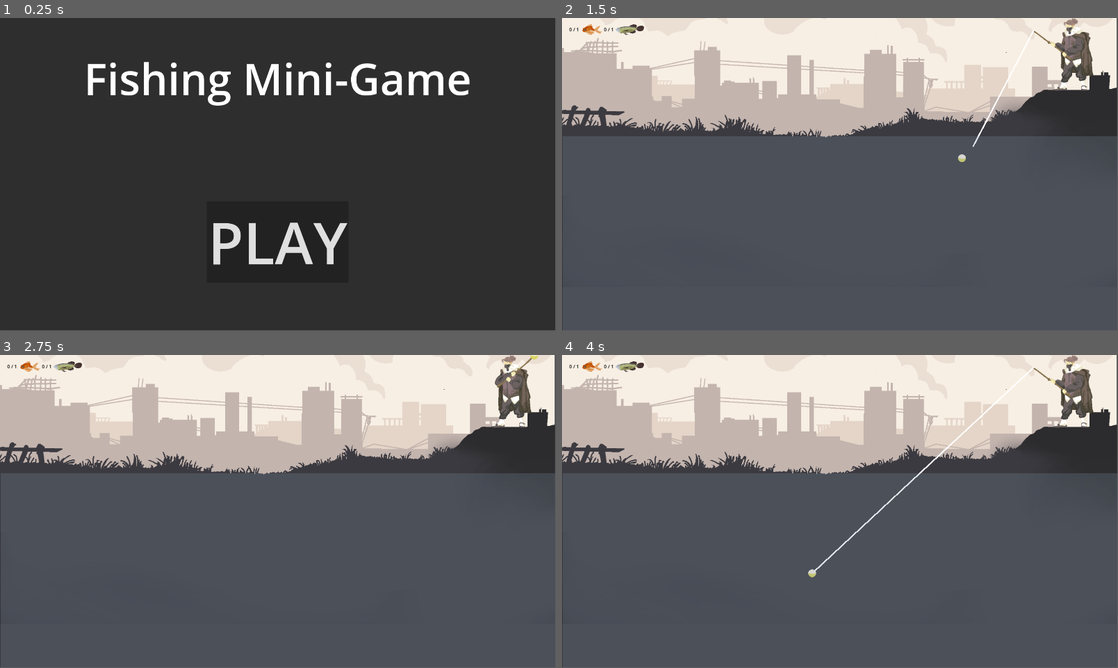
Above: before the commit, frames 1-4 (two rows, left to right).
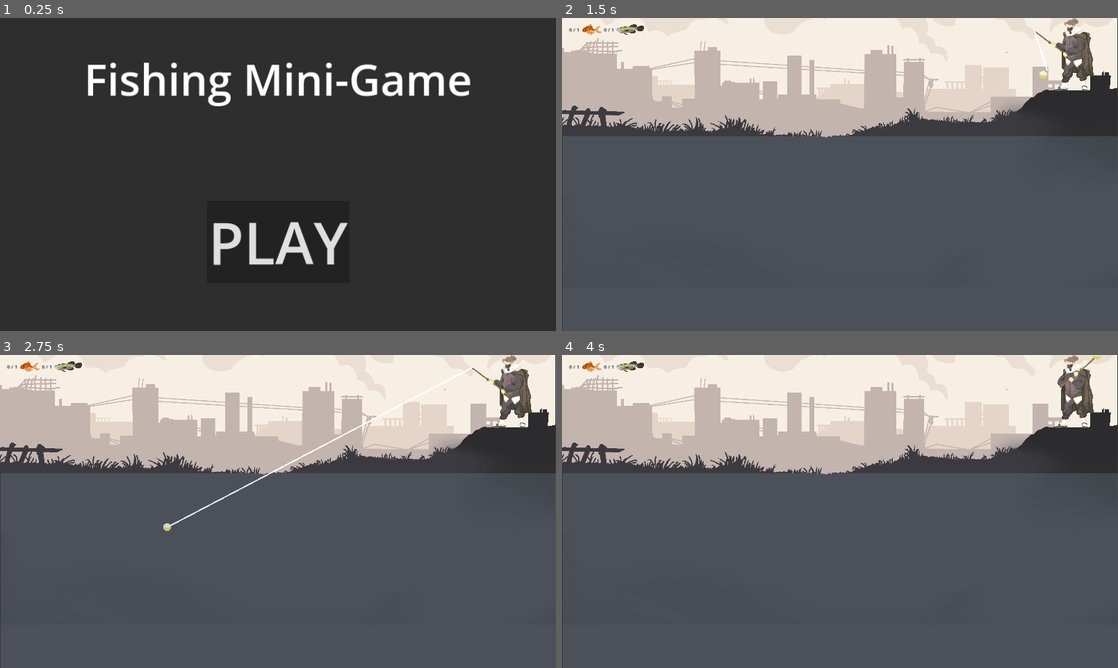
Above: after the commit, the same moments.

Repository: RajwolChapagain/Fishing-Mini-Game
Game: Godot game, scene res://main.tscn
Same seed, same stepped clock (60 frames per second), same inputs: the game is played once before the commit and once after it.
Inputs (mouse positions are in pixels of both pictures, inside the frame that each line leads up to):
- Up to frame 1 (0.25 s): no input
- Up to frame 2 (1.5 s): click "PLAY" at 0.5 s; tap Enter at 1.25 s; move the mouse to (962, 158) at 1.27 s; press the mouse at (962, 158) at 1.28 s
- Up to frame 3 (2.75 s): move the mouse to (166, 527) at 2.02 s; release the mouse at (166, 527) at 2.03 s; click (166, 527) at 2.1 s
- Up to frame 4 (4 s): move the mouse to (895, 442) at 2.77 s; press the mouse at (895, 442) at 2.78 s; tap Space at 3.5 s; move the mouse to (812, 574) at 3.52 s; release the mouse at (812, 574) at 3.53 s; click (812, 574) at 3.6 s
The window is 799x449 before the commit and 800x450 after it. Grey fills any space a smaller window leaves; there, only what the larger window draws over its background counts as a difference.

The runs differ from the first frame. In frame 1, 1.5% of the frame differs, in the area x 15-85%, y 14-80%; in frame 2, 1.3%; in frame 3, 1.6%, in the area x 0-100%, y 0-100%; in frame 4, 1.6%.

Commit message:
Fix fish spooking

Diff:
--- a/fish.gd
+++ b/fish.gd
@@ -30,7 +30,7 @@
 
 func _on_vision_radius_area_entered(area):
 	if area.name == "Bobber":
-		if not area.get_node("SpookRadius").monitorable:
+		if not area.get_node("SpookRadius").monitoring:
 			set_target(area.global_position)
 
 func _on_move_timer_timeout():
@@ -52,18 +52,11 @@
 
 func _on_area_entered(area):
 	if area.name == "Bobber":
-		if not area.get_node("SpookRadius").monitorable:
+		if area.get_parent().is_thrown:
 			hooked = true
 			$MoveTimer.stop()
 			$EscapeTimer.start()
 			fish_hooked.emit(clicks_to_catch)
-
-	if area.name == "SpookRadius":
-		var additional_distance = 10
-		var spook_radius = area.get_node("CollisionShape2D").shape.radius
-		var distance_to_hook = global_position.distance_to(area.global_position)
-		var distance_to_move = spook_radius - distance_to_hook + additional_distance
-		target = global_position + area.global_position.direction_to(global_position) * distance_to_move
 
 func _on_escape_timer_timeout():
 	hooked = false
@@ -79,3 +72,9 @@
 func set_target(pos):
 	$Sprite2D.flip_h = pos.x > global_position.x
 	target = pos
+
+func get_spooked(source_pos, spook_radius):
+	var additional_distance = 10
+	var distance_to_hook = global_position.distance_to(source_pos)
+	var distance_to_move = spook_radius - distance_to_hook + additional_distance
+	set_target(global_position + source_pos.direction_to(global_position) * distance_to_move)
--- a/fisherman/fisherman.gd
+++ b/fisherman/fisherman.gd
@@ -27,6 +27,11 @@
 func _physics_process(_delta):
 	$FishingLine.points[1] = $Bobber.position
 
+	if $Bobber/SpookRadius.monitoring:
+		for area in $Bobber/SpookRadius.get_overlapping_areas():
+			if area.is_in_group("fish"):
+				area.get_spooked($Bobber.global_position, $Bobber/SpookRadius/CollisionShape2D.shape.radius)
+
 func _input(event):
 	if event.is_action_pressed("throw_line"):
 		if is_thrown:
@@ -40,16 +45,13 @@
 	if pos.x < $Marker2D.global_position.x and pos.y > water_level:
 		texture = cast_sprite
 		$FishingLine.points[0] = $CastMarker.position
+
 		var bobber_tween = get_tree().create_tween()
-		bobber_tween.tween_property($Bobber, "global_position", pos, 0.2)
+		await bobber_tween.tween_property($Bobber, "global_position", pos, 0.5).finished
+		$Bobber/SpookRadius.monitoring = true
+		await get_tree().create_timer(0.5).timeout
+		$Bobber/SpookRadius.monitoring = false
 		is_thrown = true
-		#$Bobber/SpookRadius/Sprite2D.visible = true
-		#var tween = get_tree().create_tween()
-		#tween.tween_property($Bobber/SpookRadius/Sprite2D, "scale", Vector2(1, 1), 0.3)
-		await get_tree().create_timer(0.5).timeout
-		$Bobber/SpookRadius.monitorable = false
-		$Bobber/SpookRadius/Sprite2D.scale = Vector2.ZERO
-		$Bobber/SpookRadius/Sprite2D.visible = false
 
 func pull_fishing_line():
 	$FishingLine.points[0] = $Marker2D.position
@@ -57,7 +59,6 @@
 	clicks_to_pull = 0
 	catch_hooked_fish()
 	$Bobber.position = $Marker2D.position
-	$Bobber/SpookRadius.monitorable = true
 	is_thrown = false
 
 func _on_bobber_area_entered(area):
--- a/fisherman/fisherman.tscn
+++ b/fisherman/fisherman.tscn
@@ -34,6 +34,7 @@
 shape = SubResource("CircleShape2D_qbt2u")
 
 [node name="SpookRadius" type="Area2D" parent="Bobber"]
+monitoring = false
 
 [node name="CollisionShape2D" type="CollisionShape2D" parent="Bobber/SpookRadius"]
 shape = SubResource("CircleShape2D_2pj1u")
--- a/project.godot
+++ b/project.godot
@@ -19,6 +19,7 @@
 
 window/size/viewport_width=1920
 window/size/viewport_height=1080
+window/stretch/mode="canvas_items"
 
 [input]
 
